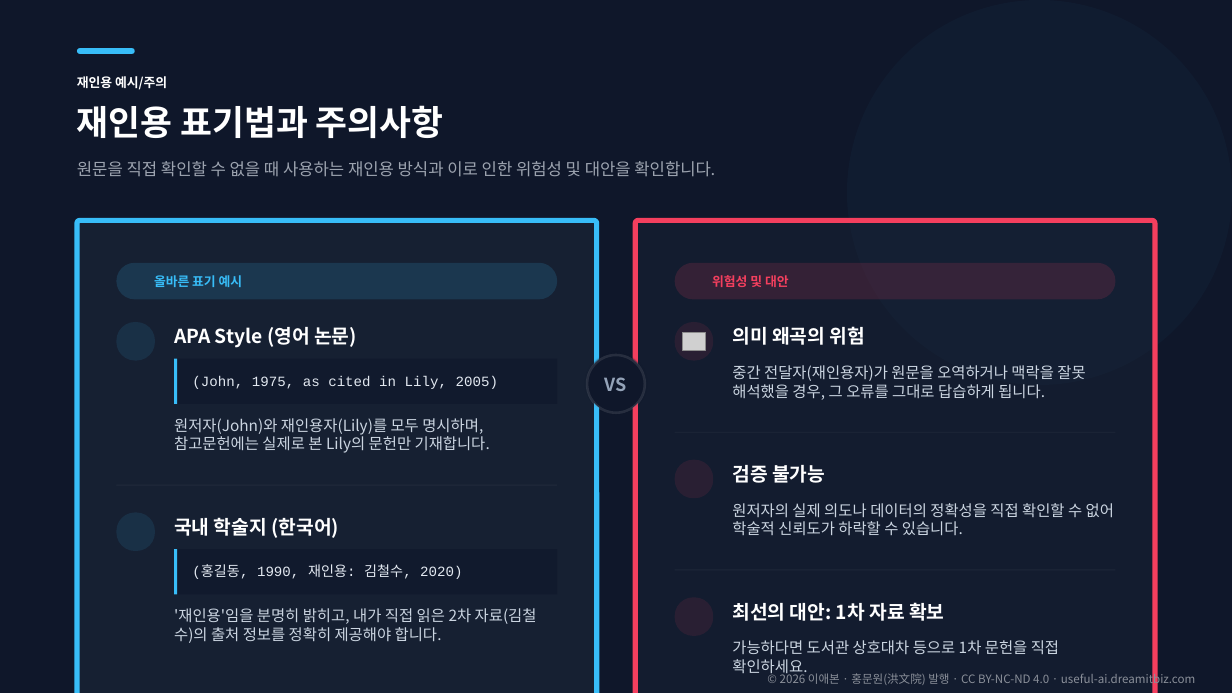
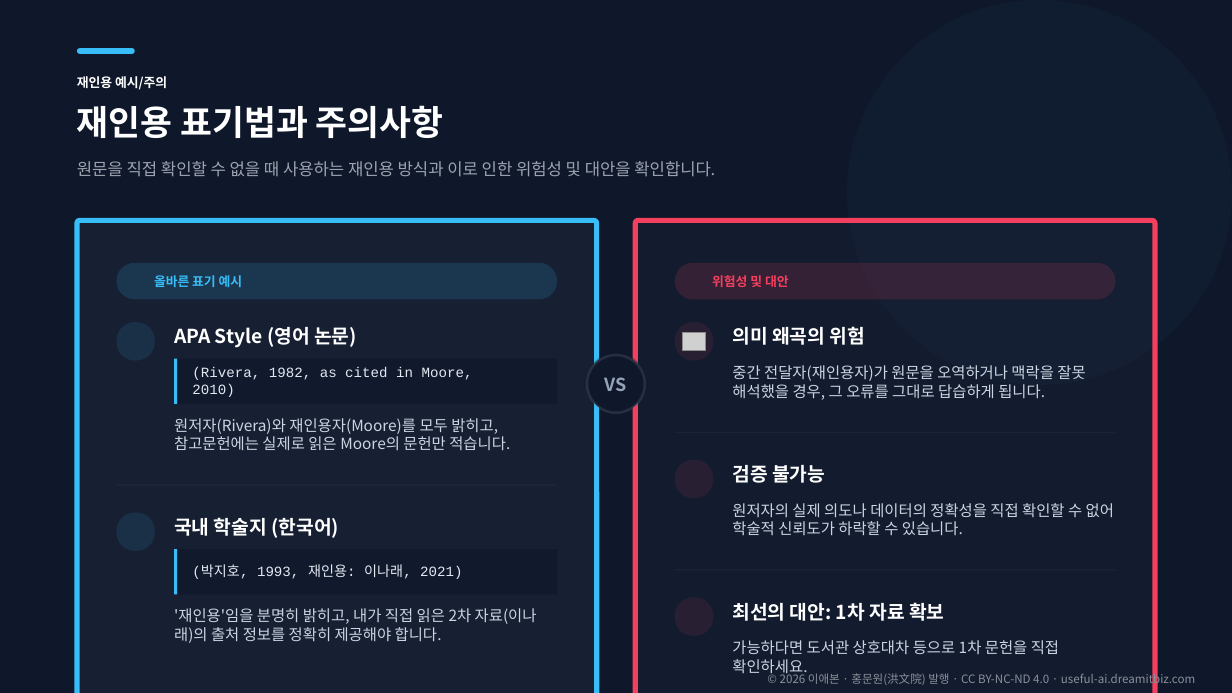
Before and after one commit to aebonlee/materials, a slide deck: slide 22 of library/b07-citation/b07-citation.pptx. Drawn at 1232x693 pixels with LibreOffice and Linux fonts; fonts in the diff are those of the drawing; grey boxes stand for pictures; background and template pictures are left out. Boxes give left, top, right and bottom in pixels: in the first picture for what was removed or moved away, otherwise in the second. Text is boxed around its words. In the diff, an @@ line names an element or a change of style, - is before the commit and + after.

```diff
--- a/library/b07-citation/b07-citation.pptx
+++ b/library/b07-citation/b07-citation.pptx
@@ text at (192,367,473,397): text changed @@
-(John, 1975, as cited in Lily, 2005)
+(Rivera, 1982, as cited in Moore, 2010)
@@ text at (174,418,510,450): text changed @@
-원저자(John)와 재인용자(Lily)를 모두 명시하며, 참고문헌에는 실제로 본 Lily의 문헌만 기재합니다.
+원저자(Rivera)와 재인용자(Moore)를 모두 밝히고, 참고문헌에는 실제로 읽은 Moore의 문헌만 적습니다.
@@ text at (192,564,462,579): text changed @@
-(홍길동, 1990, 재인용: 김철수, 2020)
+(박지호, 1993, 재인용: 이나래, 2021)
@@ text at (174,608,537,643): text changed @@
-'재인용'임을 분명히 밝히고, 내가 직접 읽은 2차 자료(김철수)의 출처 정보를 정확히 제공해야 합니다.
+'재인용'임을 분명히 밝히고, 내가 직접 읽은 2차 자료(이나래)의 출처 정보를 정확히 제공해야 합니다.
```
Also in this commit, not shown: 5 other slides changed, 44 other files.
